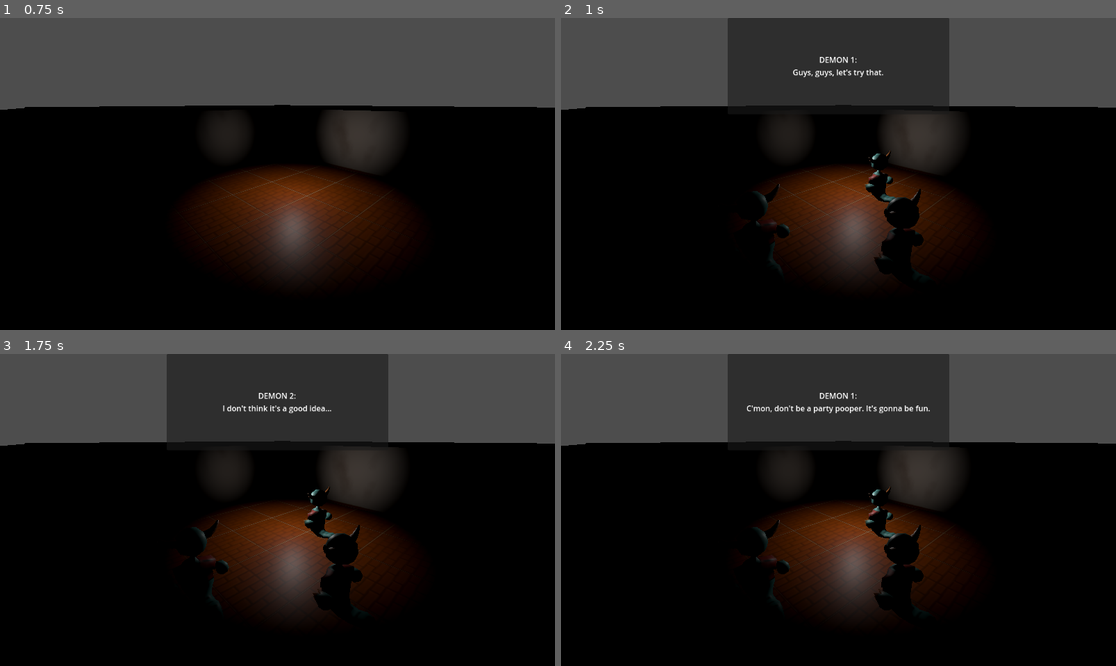
Above: before the commit, frames 1-4 (two rows, left to right).
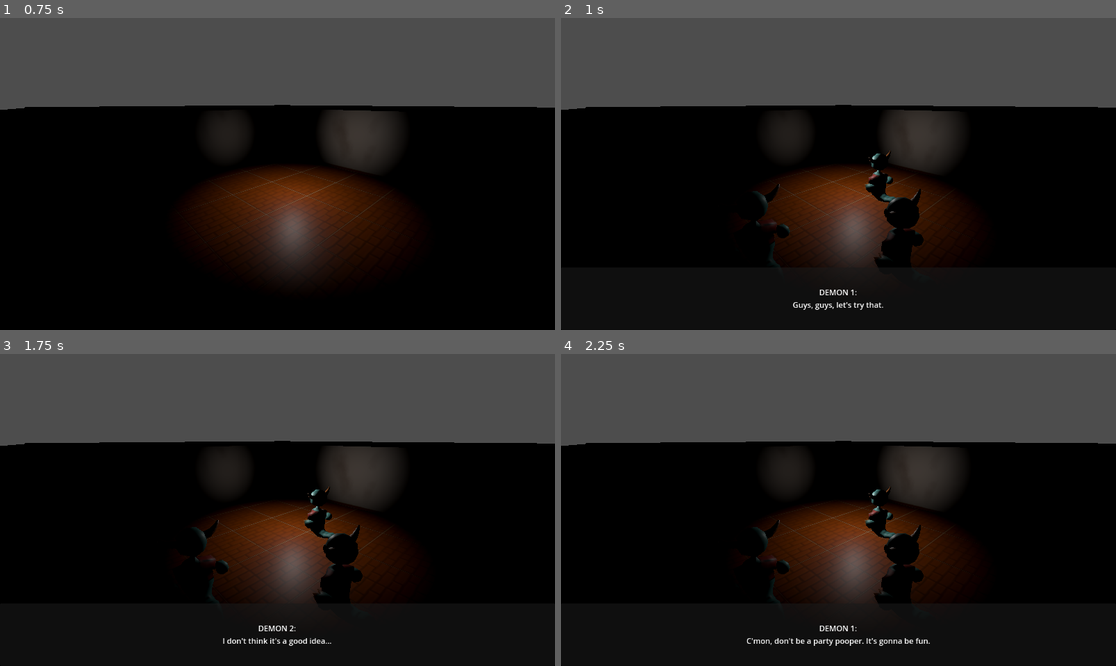
Above: after the commit, the same moments.

Repository: MilanVasko/ludum-dare-55
Game: Godot game, scene res://pre-intro/pre-intro.tscn
The game is run twice, just before and just after one commit, with the same random seed, the same clock (stepped at 60 frames per second) and the same inputs.
Inputs (mouse positions are in pixels of both pictures, inside the frame that each line leads up to):
- Up to frame 1 (0.75 s): tap Enter (ui_accept) at 0.5 s; move the mouse to (399, 158) at 0.52 s; press the mouse at (399, 158) at 0.53 s; hold Right (ui_right) from 0.53 s (still down)
- Up to frame 2 (1 s): keep holding Right (ui_right); tap Space (jump) at 0.77 s
- Up to frame 3 (1.75 s): tap Enter (ui_accept) at 1.25 s; move the mouse to (166, 525) at 1.27 s; release Right (ui_right) at 1.28 s; release the mouse at (166, 525) at 1.28 s; hold Down (ui_down) from 1.28 s (still down); tap Ctrl (crouch) at 1.35 s; tap Space (jump) at 1.52 s; click (166, 525) at 1.55 s
- Up to frame 4 (2.25 s): tap Enter (ui_accept) at 2 s; move the mouse to (894, 441) at 2.02 s; release Down (ui_down) at 2.03 s; press the mouse at (894, 441) at 2.03 s; hold Right (ui_right) from 2.03 s (still down)

Frame 1 is identical in both runs. In frame 2, 11% of the frame differs, in the area x 30-70%, y 0-94%; in frame 3, 11%; in frame 4, 12%.

Commit message:
Add a pamphlet

Diff:
--- a/dialogue-text/dialogue-text.tscn
+++ b/dialogue-text/dialogue-text.tscn
@@ -1,12 +1,12 @@
 [gd_scene format=3 uid="uid://ds5807uiaujbj"]
 
 [node name="DialogueText" type="Label"]
-anchors_preset = -1
+anchors_preset = 15
 anchor_right = 1.0
 anchor_bottom = 1.0
-offset_left = 20.0
+offset_left = 40.0
 offset_top = 20.0
-offset_right = -20.0
+offset_right = -40.0
 offset_bottom = -20.0
 grow_horizontal = 2
 grow_vertical = 2
--- a/dialogue/dialogue.gd
+++ b/dialogue/dialogue.gd
@@ -1,4 +1,4 @@
-extends Panel
+extends Control
 
 signal dialogue_started(dialogue_name: String)
 signal dialogue_ended(dialogue_name: String)
--- a/dialogue/dialogue.tscn
+++ b/dialogue/dialogue.tscn
@@ -3,18 +3,19 @@
 [ext_resource type="Script" path="res://dialogue/dialogue.gd" id="1_q7wh4"]
 [ext_resource type="PackedScene" uid="uid://ds5807uiaujbj" path="res://dialogue-text/dialogue-text.tscn" id="2_skytx"]
 
-[node name="Dialogue" type="Panel" groups=["dialogue"]]
-anchors_preset = -1
-anchor_left = 0.3
-anchor_right = 0.7
-offset_left = 0.399994
-offset_right = -0.399963
-offset_bottom = 200.0
+[node name="Dialogue" type="Control" groups=["dialogue"]]
+layout_mode = 3
+anchors_preset = 15
+anchor_right = 1.0
+anchor_bottom = 1.0
+grow_horizontal = 2
+grow_vertical = 2
 script = ExtResource("1_q7wh4")
 
-[node name="DemonsArrived" type="Control" parent="."]
-layout_mode = 1
-anchors_preset = 15
+[node name="DemonsArrived" type="Panel" parent="."]
+layout_mode = 1
+anchors_preset = -1
+anchor_top = 0.8
 anchor_right = 1.0
 anchor_bottom = 1.0
 grow_horizontal = 2
@@ -22,7 +23,6 @@
 
 [node name="1" parent="DemonsArrived" instance=ExtResource("2_skytx")]
 layout_mode = 1
-anchors_preset = 15
 offset_left = 0.0
 offset_top = 0.0
 offset_right = 0.0
@@ -32,7 +32,6 @@
 
 [node name="2" parent="DemonsArrived" instance=ExtResource("2_skytx")]
 layout_mode = 1
-anchors_preset = 15
 offset_left = 0.0
 offset_top = 0.0
 offset_right = 0.0
@@ -42,7 +41,6 @@
 
 [node name="3" parent="DemonsArrived" instance=ExtResource("2_skytx")]
 layout_mode = 1
-anchors_preset = 15
 offset_left = 0.0
 offset_top = 0.0
 offset_right = 0.0
@@ -52,7 +50,6 @@
 
 [node name="4" parent="DemonsArrived" instance=ExtResource("2_skytx")]
 layout_mode = 1
-anchors_preset = 15
 offset_left = 0.0
 offset_top = 0.0
 offset_right = 0.0
@@ -60,9 +57,10 @@
 text = "DEMON 3:
 Let's do it. Nothing is gonna happen anyway."
 
-[node name="DemonsSummoning" type="Control" parent="."]
-layout_mode = 1
-anchors_preset = 15
+[node name="DemonsSummoning" type="Panel" parent="."]
+layout_mode = 1
+anchors_preset = -1
+anchor_top = 0.8
 anchor_right = 1.0
 anchor_bottom = 1.0
 grow_horizontal = 2
@@ -70,7 +68,6 @@
 
 [node name="1" parent="DemonsSummoning" instance=ExtResource("2_skytx")]
 layout_mode = 1
-anchors_preset = 15
 offset_left = 0.0
 offset_top = 0.0
 offset_right = 0.0
@@ -78,9 +75,10 @@
 text = "DEMONS:
 Hu-man! Hu-man! Hu-man!"
 
-[node name="JustSummoned" type="Control" parent="."]
-layout_mode = 1
-anchors_preset = 15
+[node name="JustSummoned" type="Panel" parent="."]
+layout_mode = 1
+anchors_preset = -1
+anchor_top = 0.8
 anchor_right = 1.0
 anchor_bottom = 1.0
 grow_horizontal = 2
@@ -88,7 +86,6 @@
 
 [node name="1" parent="JustSummoned" instance=ExtResource("2_skytx")]
 layout_mode = 1
-anchors_preset = 15
 offset_left = 0.0
 offset_top = 0.0
 offset_right = 0.0
@@ -98,7 +95,6 @@
 
 [node name="2" parent="JustSummoned" instance=ExtResource("2_skytx")]
 layout_mode = 1
-anchors_preset = 15
 offset_left = 0.0
 offset_top = 0.0
 offset_right = 0.0
@@ -108,7 +104,6 @@
 
 [node name="3" parent="JustSummoned" instance=ExtResource("2_skytx")]
 layout_mode = 1
-anchors_preset = 15
 offset_left = 0.0
 offset_top = 0.0
 offset_right = 0.0
@@ -118,7 +113,6 @@
 
 [node name="4" parent="JustSummoned" instance=ExtResource("2_skytx")]
 layout_mode = 1
-anchors_preset = 15
 offset_left = 0.0
 offset_top = 0.0
 offset_right = 0.0
@@ -126,9 +120,10 @@
 text = "DEMON 3:
 Human, sick!"
 
-[node name="Demon" type="Control" parent="."]
-layout_mode = 1
-anchors_preset = 15
+[node name="Demon" type="Panel" parent="."]
+layout_mode = 1
+anchors_preset = -1
+anchor_top = 0.8
 anchor_right = 1.0
 anchor_bottom = 1.0
 grow_horizontal = 2
@@ -136,7 +131,6 @@
 
 [node name="1" parent="Demon" instance=ExtResource("2_skytx")]
 layout_mode = 1
-anchors_preset = 15
 offset_left = 0.0
 offset_top = 0.0
 offset_right = 0.0
@@ -146,7 +140,6 @@
 
 [node name="2" parent="Demon" instance=ExtResource("2_skytx")]
 layout_mode = 1
-anchors_preset = 15
 offset_left = 0.0
 offset_top = 0.0
 offset_right = 0.0
@@ -156,7 +149,6 @@
 
 [node name="3" parent="Demon" instance=ExtResource("2_skytx")]
 layout_mode = 1
-anchors_preset = 15
 offset_left = 0.0
 offset_top = 0.0
 offset_right = 0.0
@@ -166,7 +158,6 @@
 
 [node name="4" parent="Demon" instance=ExtResource("2_skytx")]
 layout_mode = 1
-anchors_preset = 15
 offset_left = 0.0
 offset_top = 0.0
 offset_right = 0.0
@@ -176,7 +167,6 @@
 
 [node name="5" parent="Demon" instance=ExtResource("2_skytx")]
 layout_mode = 1
-anchors_preset = 15
 offset_left = 0.0
 offset_top = 0.0
 offset_right = 0.0
@@ -186,7 +176,6 @@
 
 [node name="6" parent="Demon" instance=ExtResource("2_skytx")]
 layout_mode = 1
-anchors_preset = 15
 offset_left = 0.0
 offset_top = 0.0
 offset_right = 0.0
@@ -196,7 +185,6 @@
 
 [node name="7" parent="Demon" instance=ExtResource("2_skytx")]
 layout_mode = 1
-anchors_preset = 15
 offset_left = 0.0
 offset_top = 0.0
 offset_right = 0.0
@@ -204,9 +192,10 @@
 text = "DEMON:
 Human summoning. Anyway, if you want to get out of here, there should be a pamphlet somewhere around here that could help you. I saw it in the other room."
 
-[node name="DemonAgain" type="Control" parent="."]
-layout_mode = 1
-anchors_preset = 15
+[node name="DemonAgain" type="Panel" parent="."]
+layout_mode = 1
+anchors_preset = -1
+anchor_top = 0.8
 anchor_right = 1.0
 anchor_bottom = 1.0
 grow_horizontal = 2
@@ -214,10 +203,41 @@
 
 [node name="7" parent="DemonAgain" instance=ExtResource("2_skytx")]
 layout_mode = 1
-anchors_preset = 15
-offset_left = 0.0
-offset_top = 0.0
-offset_right = 0.0
-offset_bottom = 0.0
-text = "DEMON:
-The pamphlet is somewhere in another room, human. It should help you."
+offset_left = 0.0
+offset_top = 0.0
+offset_right = 0.0
+offset_bottom = 0.0
+text = "DEMON:
+The pamphlet is somewhere in another room, human. Read it, it should help you."
+
+[node name="Pamphlet" type="Panel" parent="."]
+layout_mode = 1
+anchors_preset = -1
+anchor_left = 0.2
+anchor_right = 0.8
+anchor_bottom = 1.0
+grow_horizontal = 2
+grow_vertical = 2
+
+[node name="1" parent="Pamphlet" instance=ExtResource("2_skytx")]
+layout_mode = 1
+offset_left = 0.0
+offset_top = 0.0
+offset_right = 0.0
+offset_bottom = 0.0
+text = "Human!
+
+Have you found yourself stuck in the Demon realm for apparently no reason?
+
+Don't worry! We're here to help. It happens all the time!
+
+FAQ:
+
+Is this Hell?
+ - No, we changed the name.
+
+How do I get out?!
+ - Okay, chill! You need to find a cat to get you back to Human world.
+
+How do I find a cat in here?!
+ - You're being hysterical. Just find some Catnip and lay it on a window."
--- a/main.tscn
+++ b/main.tscn
@@ -1,10 +1,11 @@
-[gd_scene load_steps=12 format=3 uid="uid://dlppbinr1xnif"]
+[gd_scene load_steps=13 format=3 uid="uid://dlppbinr1xnif"]
 
 [ext_resource type="PackedScene" uid="uid://ce3aat668j4ib" path="res://demon/demon.tscn" id="2_w3v6w"]
 [ext_resource type="PackedScene" uid="uid://cddipiraa3s0k" path="res://dialogue/dialogue.tscn" id="3_d8vpw"]
 [ext_resource type="PackedScene" uid="uid://c2txtr2som7sk" path="res://dorms/dorms.tscn" id="3_edpwd"]
 [ext_resource type="PackedScene" uid="uid://c6j478r8yurra" path="res://player/player.tscn" id="3_mj1x0"]
 [ext_resource type="Script" path="res://intro/intro.gd" id="4_nwsjy"]
+[ext_resource type="PackedScene" uid="uid://dwkgjdjsthqh0" path="res://pamphlet/pamphlet.tscn" id="6_g0mvp"]
 
 [sub_resource type="Animation" id="Animation_sfhjn"]
 length = 0.001
@@ -260,5 +261,8 @@
 [node name="Demon" parent="." instance=ExtResource("2_w3v6w")]
 transform = Transform3D(1, 0, 0, 0, 1, 0, 0, 0, 1, 5.57133, 0, 3.46655)
 
+[node name="Pamphlet" parent="." instance=ExtResource("6_g0mvp")]
+transform = Transform3D(1, 0, 0, 0, 1, 0, 0, 0, 1, 7.63847, 0, 12.3339)
+
 [connection signal="dialogue_ended" from="CanvasLayer/Dialogue" to="Intro" method="_on_dialogue_ended"]
 [connection signal="animation_finished" from="Intro/AnimationPlayer" to="Intro" method="_on_animation_finished"]
--- /dev/null
+++ b/pamphlet/pamphlet.gd
@@ -0,0 +1,4 @@
+extends StaticBody3D
+
+func _interact() -> void:
+	Global.require_dialogue().play_dialogue_from_start("Pamphlet")
--- /dev/null
+++ b/pamphlet/pamphlet.tscn
@@ -0,0 +1,19 @@
+[gd_scene load_steps=4 format=3 uid="uid://dwkgjdjsthqh0"]
+
+[ext_resource type="Script" path="res://pamphlet/pamphlet.gd" id="1_6u0f5"]
+
+[sub_resource type="StandardMaterial3D" id="StandardMaterial3D_wqmvu"]
+albedo_color = Color(0, 1, 0.0470588, 1)
+
+[sub_resource type="BoxShape3D" id="BoxShape3D_hivnb"]
+size = Vector3(0.15, 0.01, 0.3)
+
+[node name="Pamphlet" type="StaticBody3D" groups=["interactable"]]
+script = ExtResource("1_6u0f5")
+
+[node name="CSGBox3D" type="CSGBox3D" parent="."]
+size = Vector3(0.15, 0.01, 0.3)
+material = SubResource("StandardMaterial3D_wqmvu")
+
+[node name="CollisionShape3D" type="CollisionShape3D" parent="."]
+shape = SubResource("BoxShape3D_hivnb")
Not shown, added: unused-assets/raw-models/plant.png.import
